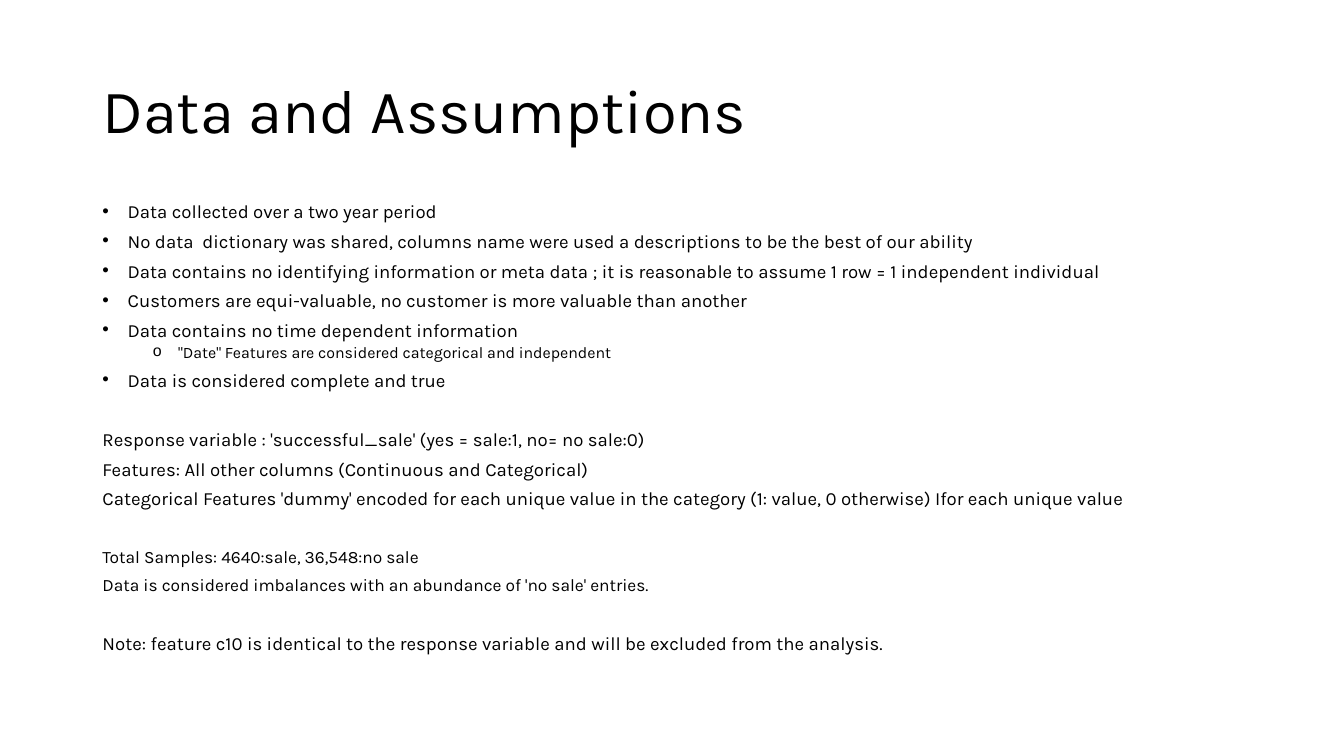
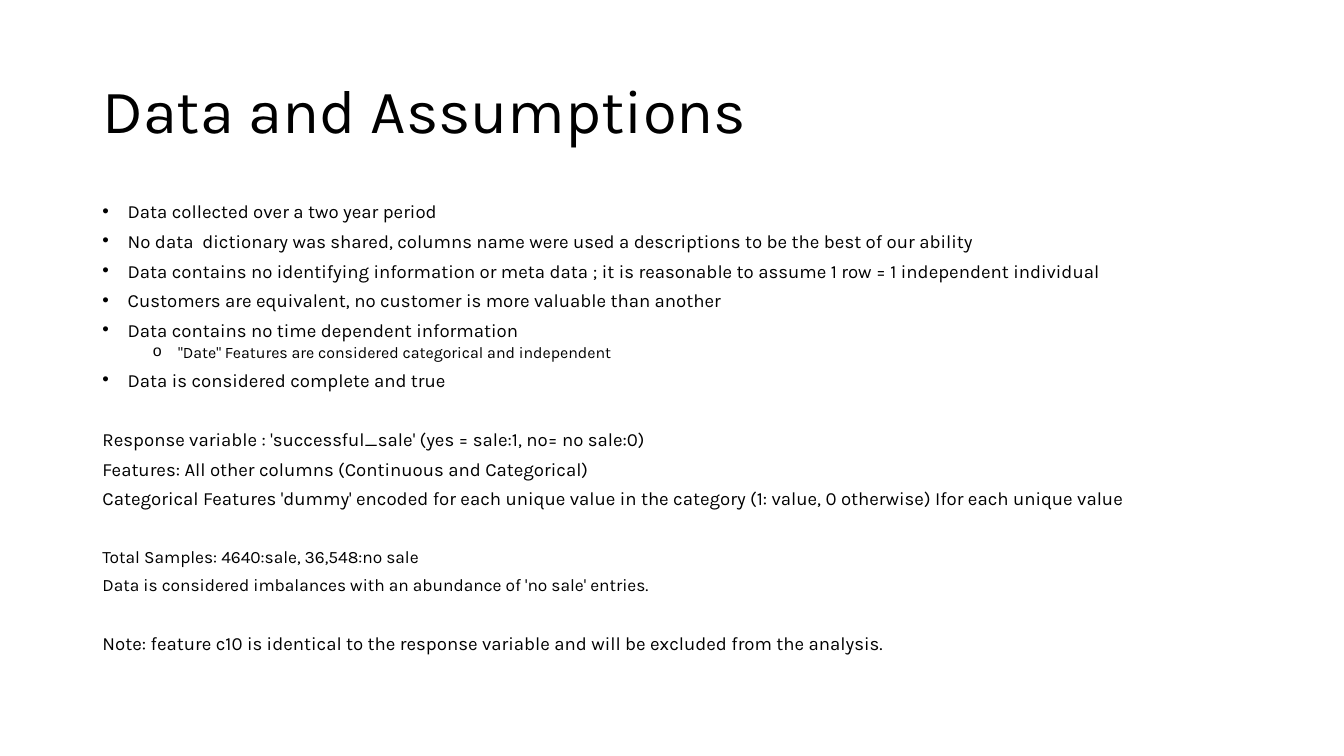
Before and after one commit to ngwells/phData_Challenge, a slide deck: slide 3 of Technical_Presentation.pptx. Drawn at 1344x756 pixels with LibreOffice and Linux fonts; fonts in the diff are those of the drawing. Boxes give left, top, right and bottom in pixels: in the first picture for what was removed or moved away, otherwise in the second. Text is boxed around its words. In the diff, an @@ line names an element or a change of style, - is before the commit and + after.

```diff
--- a/Technical_Presentation.pptx
+++ b/Technical_Presentation.pptx
@@ text at [128,294,721,312]: text changed @@
-• Customers are equi-valuable, no customer is more valuable than another
+• Customers are equivalent, no customer is more valuable than another
```
Also in this commit, not shown: 1 other file.
